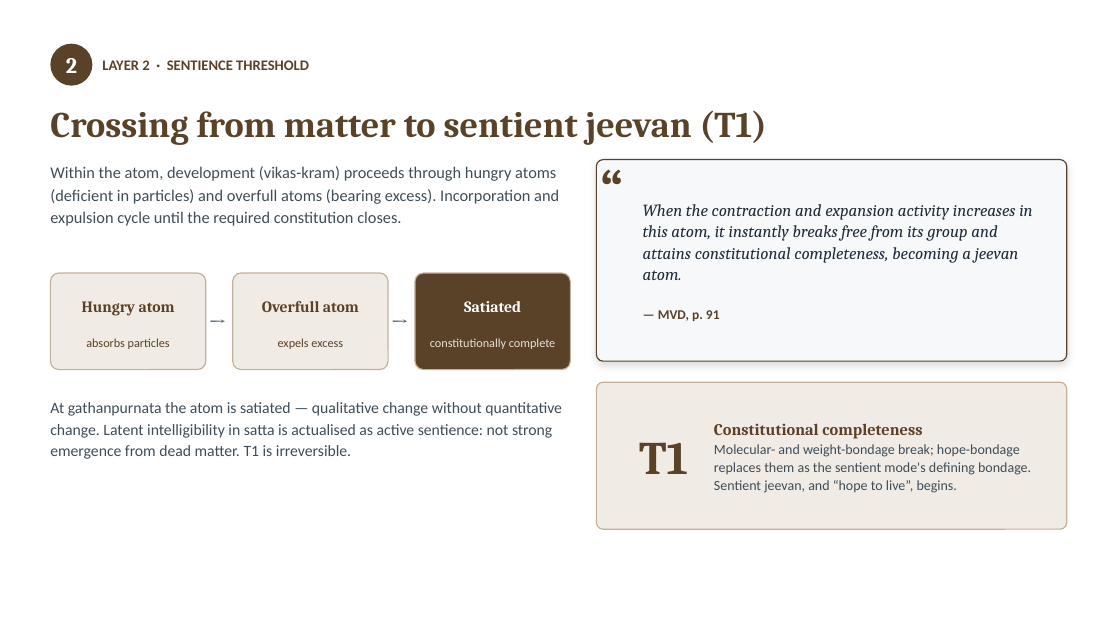
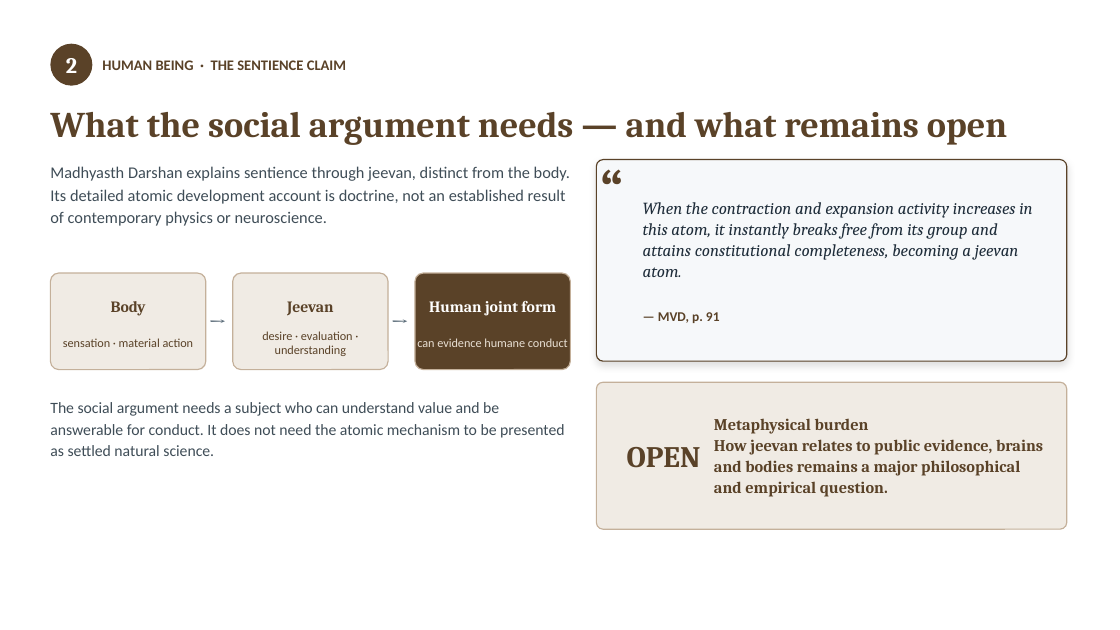
Before and after one commit to raghavamohan/AnalyticMadhyasthDarshan, a slide deck: slide 9 of Studies/How-Undivided-Society-Is-Established/How-Undivided-Society-Is-Established.pptx. Drawn at 1120x630 pixels with LibreOffice and Linux fonts; fonts in the diff are those of the drawing. Boxes give left, top, right and bottom in pixels: in the first picture for what was removed or moved away, otherwise in the second. Text is boxed around its words. In the diff, an @@ line names an element or a change of style, - is before the commit and + after.

```diff
--- a/Studies/How-Undivided-Society-Is-Established/How-Undivided-Society-Is-Established.pptx
+++ b/Studies/How-Undivided-Society-Is-Established/How-Undivided-Society-Is-Established.pptx
@@ text at [102,60,346,70]: text changed @@
-LAYER 2 · SENTIENCE THRESHOLD
+HUMAN BEING · THE SENTIENCE CLAIM
@@ text at [50,112,1007,145]: text changed @@
-Crossing from matter to sentient jeevan (T1)
+What the social argument needs — and what remains open
@@ text at [50,166,570,226]: text changed @@
-Within the atom, development (vikas-kram) proceeds through hungry atoms (deficient in particles) and overfull atoms (bearing excess). Incorporation and expulsion cycle until the required constitution closes.
+Madhyasth Darshan explains sentience through jeevan, distinct from the body. Its detailed atomic development account is doctrine, not an established result of contemporary physics or neuroscience.
@@ text at [111,301,146,316]: text changed @@
-Hungry atom
+Body
@@ text at [287,301,334,316]: text changed @@
-Overfull atom
+Jeevan
@@ text at [429,301,556,316]: text changed @@
-Satiated
+Human joint form
@@ text at [63,338,194,347]: text changed @@
-absorbs particles
+sensation · material action
@@ text at [262,331,353,356]: text changed @@
-expels excess
+desire · evaluation · understanding
@@ text at [417,338,568,347]: text changed @@
-constitutionally complete
+can evidence humane conduct
@@ text at [50,402,564,456]: text changed @@
-At gathanpurnata the atom is satiated — qualitative change without quantitative change. Latent intelligibility in satta is actualised as active sentience: not strong emergence from dead matter. T1 is irreversible.
+The social argument needs a subject who can understand value and be answerable for conduct. It does not need the atomic mechanism to be presented as settled natural science.
@@ text at [714,418,1043,497]: text changed; size 12 to 14 pt; font Calibri to Cambria; text colour #3F4D57 to #5A4228; bold on @@
-Constitutional completeness
-Molecular- and weight-bondage break; hope-bondage replaces them as the sentient mode's defining bondage. Sentient jeevan, and “hope to live”, begins.
+Metaphysical burden
+How jeevan relates to public evidence, brains and bodies remains a major philosophical and empirical question.
@@ text at [627,447,701,468]: text changed; size 40 to 25.5 pt @@
-T1
+OPEN
```
Also in this commit, not shown: 20 other slides changed, 2 slides added, 2 slides removed, 7 other files.
